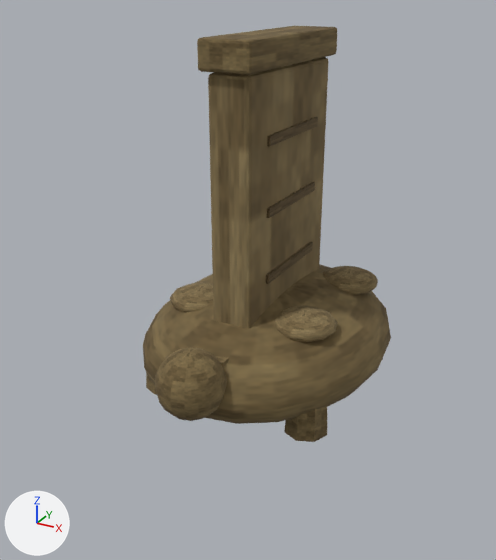
Renders of the glTF model public/models/stele.glb from each side of a commit.
Camera for both pictures: a 50 mm lens placed at (2.01, -4.0, 2.69), pointed at (-0.07, -0.22, 0.8). The axes (+X, +Y, +Z) are drawn at lower left. The lights are the same throughout. The picture after the commit comes second.

Names of what the first picture shows: 'carve_a0', 'shell_bump0', 'shell_bump1', 'shell_bump4', 'stele', 'stele_cap', 'turtle_head', 'turtle_leg_0.55_0.55', 'turtle_shell' and 4 more.
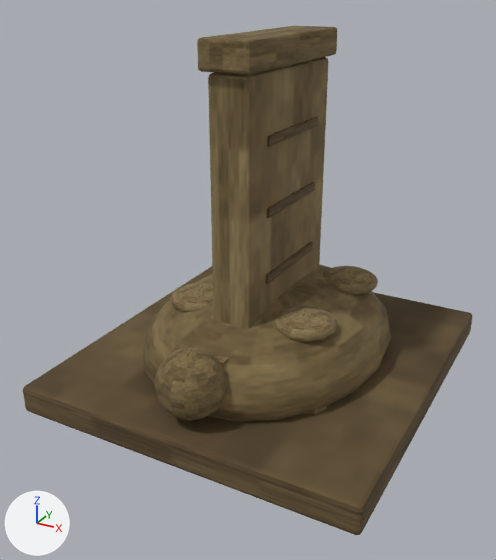
What differs and where, as boxes (x1, y1, x2, y2) in the pictures (496 x 560 px):
'plinth', added (brown)
    after: (23, 266, 472, 535)
'turtle_leg_0.55_0.55', unchanged, covered by the edit
    before: (284, 405, 327, 442)
    after: (304, 405, 327, 414)

What the commit changed:
Mesh me_cube_1 is new.
It has 56 vertices, 108 faces and spans x -1.2..1.2, y -1.3..1.3, z -0.1..0.1.
It uses material mat_stone_dark.
Object 'plinth' (ob_plinth) is new; it shows me_cube_1.
Its location is (0.0, 0.0, 0.1).
